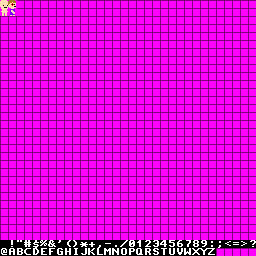
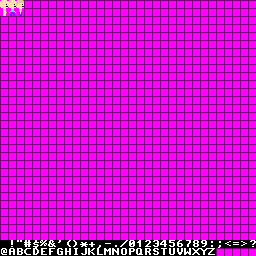
Revision of a layered 256px x 256px image; what changed, layer by layer:
painted on "Background" over [1, 0, 24, 16]
